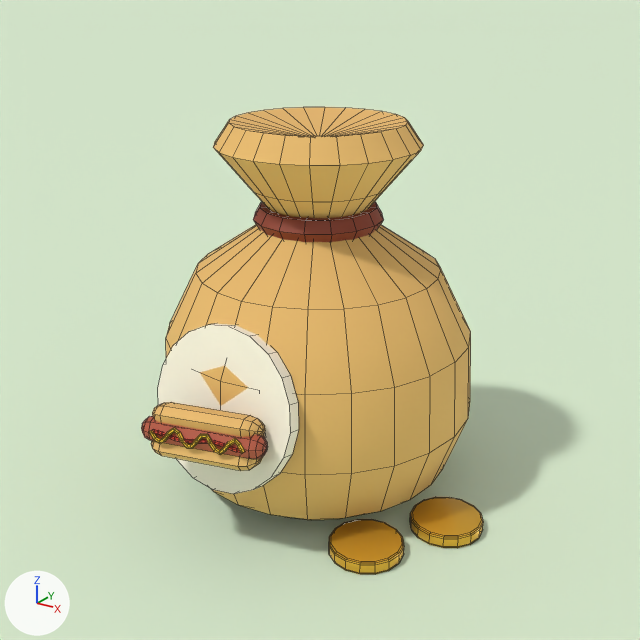
What one commit did to the Blender file SellHotDogs/assets/blender/MoneyBag.blend.
Before and after are seen from the file's camera 'Cam'. Lighting does not change. The marker at lower left points along +X, +Y and +Z. The older version comes first. Mesh edges are drawn as thin lines.

Names of what the first picture shows: 'MoneyBag', '_PreviewGround'.
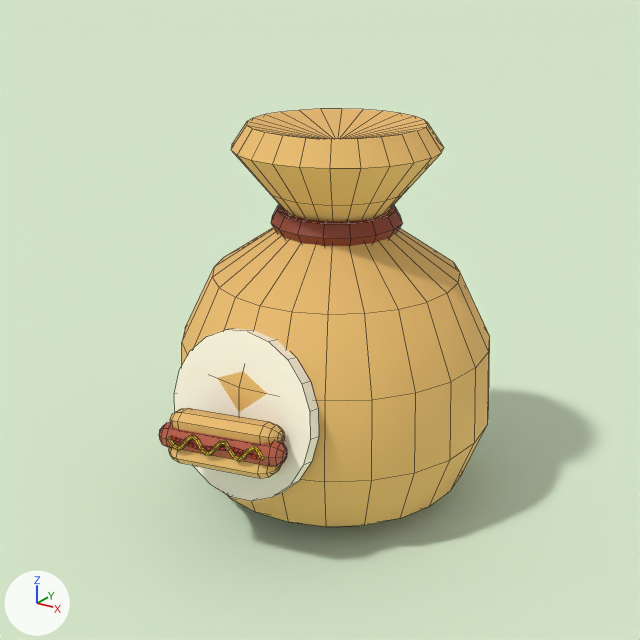
Where the change shows, as pixel boxes (x1, y1, x2, y2) in the pictures (640 x 640 px; the box of a moved part takes in the faces that stretch with it):
'MoneyBag', reshaped (10% shorter)
    before: (141, 107, 483, 574)
    after: (159, 109, 490, 527)
part 1 of me_moneybag, moved or reshaped
    before: (166, 107, 471, 520)
    after: (182, 109, 490, 527)
part 2 of me_moneybag, moved or reshaped
    before: (253, 202, 384, 242)
    after: (271, 204, 402, 246)
part 3 of me_moneybag, added (pale yellow)
    after: (174, 328, 319, 501)
part 4 of me_moneybag, moved or reshaped
    before: (152, 402, 265, 437)
    after: (170, 408, 285, 444)
part 5 of me_moneybag, moved or reshaped (not visible before)
    after: (159, 422, 287, 466)
part 6 of me_moneybag, added (yellow)
    after: (167, 434, 265, 462)
part 7 of me_moneybag, deleted (orange)
    before: (329, 519, 404, 574)
part 8 of me_moneybag, deleted (orange)
    before: (410, 497, 483, 548)
part 9 of me_moneybag, moved or reshaped
    before: (141, 323, 299, 494)
    after: (168, 436, 284, 478)

Diff of the bpy script that builds the scene:
```diff
--- a/SellHotDogs/assets/blender/MoneyBag.blend.py
+++ b/SellHotDogs/assets/blender/MoneyBag.blend.py
@@ me_moneybag @@
 # used by ob_moneybag; location = (0.0, 0.0, 0.0)
-me_moneybag.from_pydata(...)  # 1072 vertices, 1082 faces; spans x -0.81..0.81, y -0.85..0.85, z 0.0..1.7
+me_moneybag.from_pydata(...)  # 880 vertices, 918 faces; spans x -0.72..0.72, y -0.85..0.85, z 0.0..1.7
+# me_moneybag part 1: the loose piece of 242 vertices spanning x -0.81..0.63, y -0.59..0.85, z 0.0..1.7 is moved by (0.09, 0.0, 0.0)
+# me_moneybag part 2: the loose piece of 96 vertices spanning x -0.38..0.2, y -0.16..0.42, z 1.23..1.33 is moved by (0.09, 0.0, 0.0)
+# me_moneybag part 3: the loose piece of 40 vertices spanning x -0.44..0.26, y -0.65..-0.45, z 0.27..0.97 is copied, and the copy is moved by (0.09, 0.0, 0.0); it spans x -0.35..0.35, y -0.65..-0.45, z 0.27..0.97
+# me_moneybag part 4: the loose piece of 50 vertices spanning x -0.3..0.16, y -0.8..-0.56, z 0.56..0.68 is moved by (0.09, 0.0, 0.0)
+# me_moneybag part 5: the loose piece of 50 vertices spanning x -0.31..0.14, y -0.73..-0.57, z 0.49..0.63 is multiplied about its middle by the matrix ((1.218, -0.071, 0.041), (-0.071, 1.462, -0.155), (0.041, -0.155, 0.761)), then moved by (0.12, -0.08, 0.02), in mat_sausage (orange #b5543a)
+# me_moneybag part 6: the loose piece of 126 vertices spanning x -0.25..0.16, y -0.85..-0.73, z 0.55..0.63 is copied, and the copy is moved by (0.09, 0.0, 0.0); it spans x -0.15..0.25, y -0.85..-0.73, z 0.55..0.63
+# me_moneybag part 7: the loose piece of 96 vertices spanning x 0.3..0.62, y -0.48..-0.16, z 0.0..0.06 is deleted
+# me_moneybag part 8: the loose piece of 96 vertices spanning x 0.5..0.81, y -0.13..0.19, z 0.0..0.06 is deleted
+# me_moneybag part 9: 389 vertices removed from x -0.44..0.26, y -0.85..-0.45, z 0.27..0.97; 223 vertices added at x -0.21..0.26, y -0.84..-0.57, z 0.47..0.63
+# other edits to the shape of me_moneybag do not show in these pictures
 me_moneybag.materials.append(mat_bun)
@@ me_moneybag @@
 me_moneybag.materials.append(mat_mustard)
-me_moneybag.materials.append(mat_gold)  # orange #e8b23a
```
